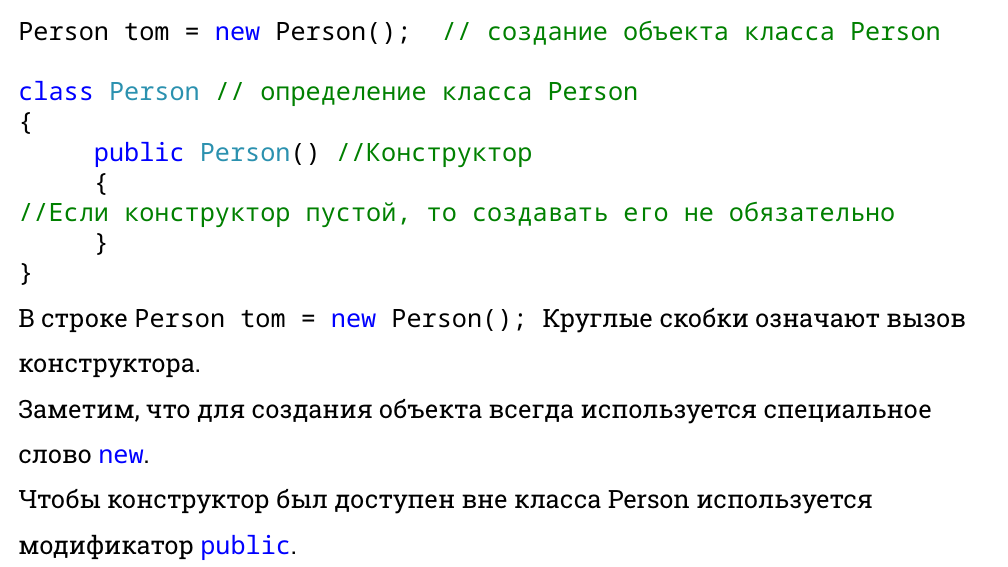
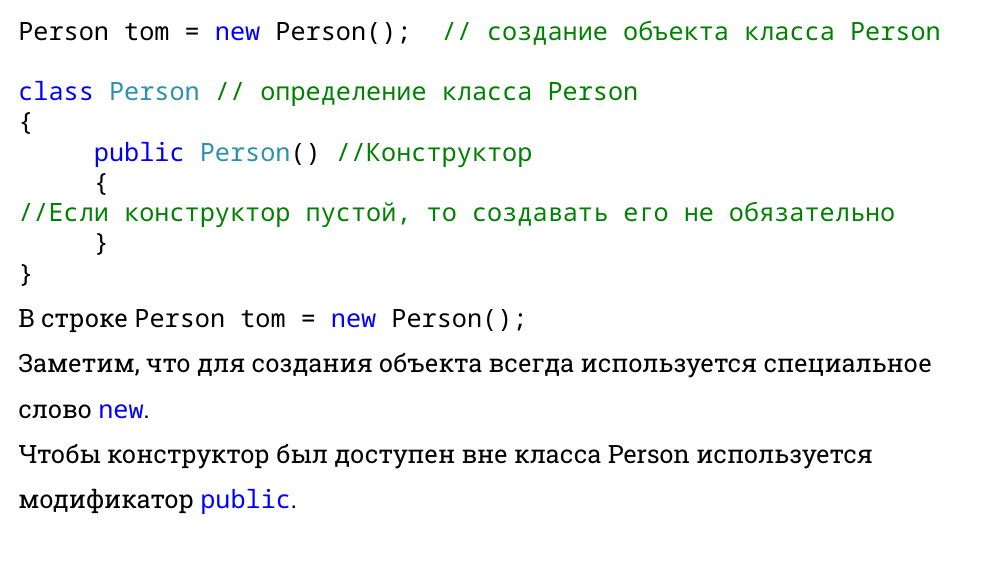
Before and after one commit to DaniilKlyukin/ITiP-1, a slide deck: slide 7 of Лекции/ИТиП лек 6 (практическая 3).pptx. Drawn at 1008x567 pixels with LibreOffice and Linux fonts; fonts in the diff are those of the drawing. Boxes give left, top, right and bottom in pixels: in the first picture for what was removed or moved away, otherwise in the second. Text is boxed around its words. In the diff, an @@ line names an element or a change of style, - is before the commit and + after.

```diff
--- a/Лекции/ИТиП лек 6 (практическая 3).pptx
+++ b/Лекции/ИТиП лек 6 (практическая 3).pptx
@@ text at [18, 309, 527, 332]: text changed; font Roboto Slab to Noto Sans Mono @@
-В строке Person tom = new Person(); Круглые скобки означают вызов конструктора.
+В строке Person tom = new Person();
```
Also in this commit, not shown: 3 other slides changed, 12 other files.
